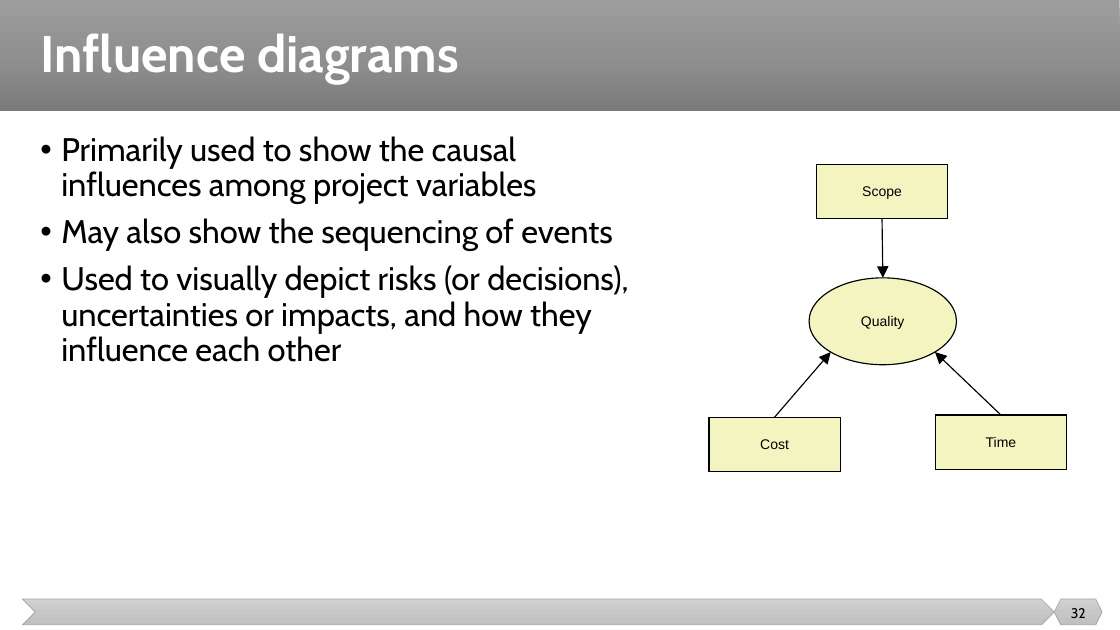
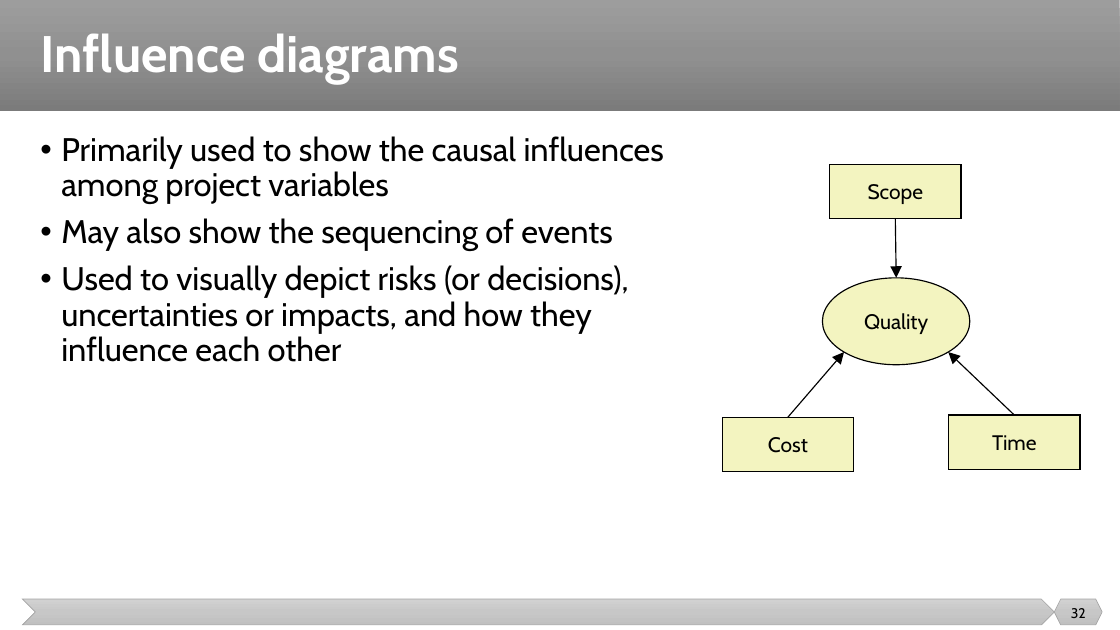
Before and after one commit to malenezi/malenezi, a slide deck: slide 32 of SE423/Lectures/5-Risk Management/Risk Management.pptx. Drawn at 1120x630 pixels with LibreOffice and Linux fonts; fonts in the diff are those of the drawing. Boxes give left, top, right and bottom in pixels: in the first picture for what was removed or moved away, otherwise in the second. Text is boxed around its words. In the diff, an @@ line names an element or a change of style, - is before the commit and + after.

```diff
--- a/SE423/Lectures/5-Risk Management/Risk Management.pptx
+++ b/SE423/Lectures/5-Risk Management/Risk Management.pptx
@@ text "Primarily used to show the ..." rewrapped from [61, 136, 628, 362] to [61, 136, 664, 362] @@
@@ size 12 to 18 pt, font Arial to Cabin in 4 elements at [949, 415, 1080, 470], [823, 278, 970, 365], [723, 418, 854, 472], [830, 165, 961, 219] @@
@@ 3 rectangles, 3 arrows, 1 ellipse: place and size @@
-3 rectangles, 3 arrows, 1 ellipse at [709, 165, 1067, 472]
+3 rectangles, 3 arrows, 1 ellipse at [723, 165, 1080, 472]
```
Also in this commit, not shown: 12 other slides changed, 1 slide removed, 1 other file.
